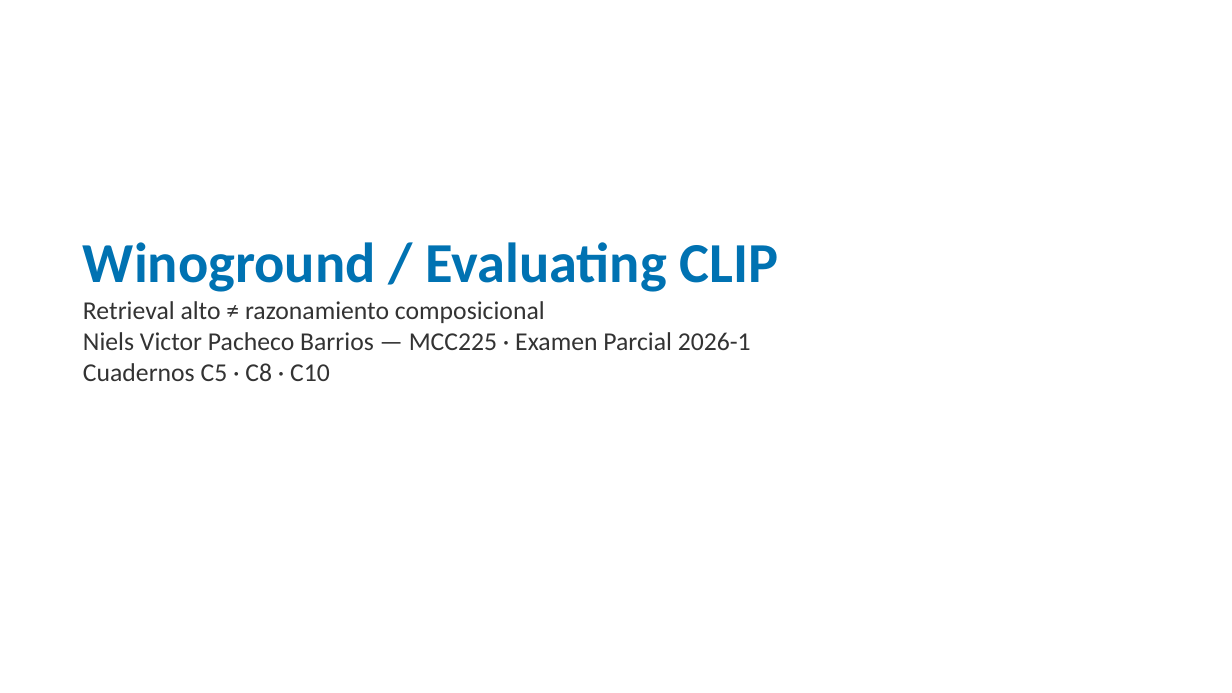
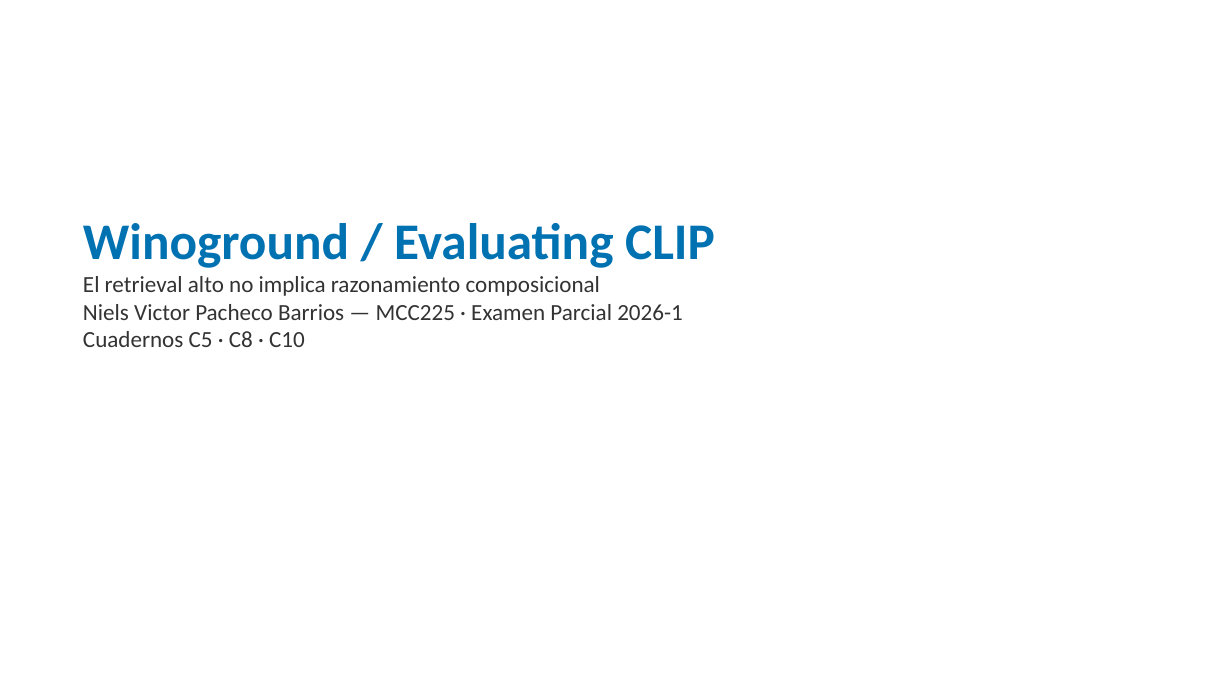
Before and after one commit to nielspac177/Winoground-Evaluating-CLIP-MCC225, a slide deck: slide 1 of slides/pptx/defensa_winoground.pptx. Drawn at 1232x693 pixels with LibreOffice and Linux fonts; fonts in the diff are those of the drawing. Boxes give left, top, right and bottom in pixels: in the first picture for what was removed or moved away, otherwise in the second. Text is boxed around its words. In the diff, an @@ line names an element or a change of style, - is before the commit and + after.

```diff
--- a/slides/pptx/defensa_winoground.pptx
+++ b/slides/pptx/defensa_winoground.pptx
@@ text "Winoground / Evaluating CLIP": place and size @@
-text "Winoground / Evaluating CLIP" at bbox=[83, 242, 779, 381]
+text "Winoground / Evaluating CLIP" at bbox=[83, 223, 715, 347]
@@ text at bbox=[83, 223, 715, 347]: size 44 to 40 pt in "Winoground / Evaluating CLIP"; size 20 to 18 pt in "Niels Victor Pacheco Barrios — MCC225 · ...", "Cuadernos C5 · C8 · C10" @@
@@ text at bbox=[83, 276, 600, 296]: text changed; size 20 to 18 pt @@
-Retrieval alto ≠ razonamiento composicional
+El retrieval alto no implica razonamiento composicional
```
Also in this commit, not shown: 1 other slide changed, 27 slides added, 6 slides removed, 4 other files.
